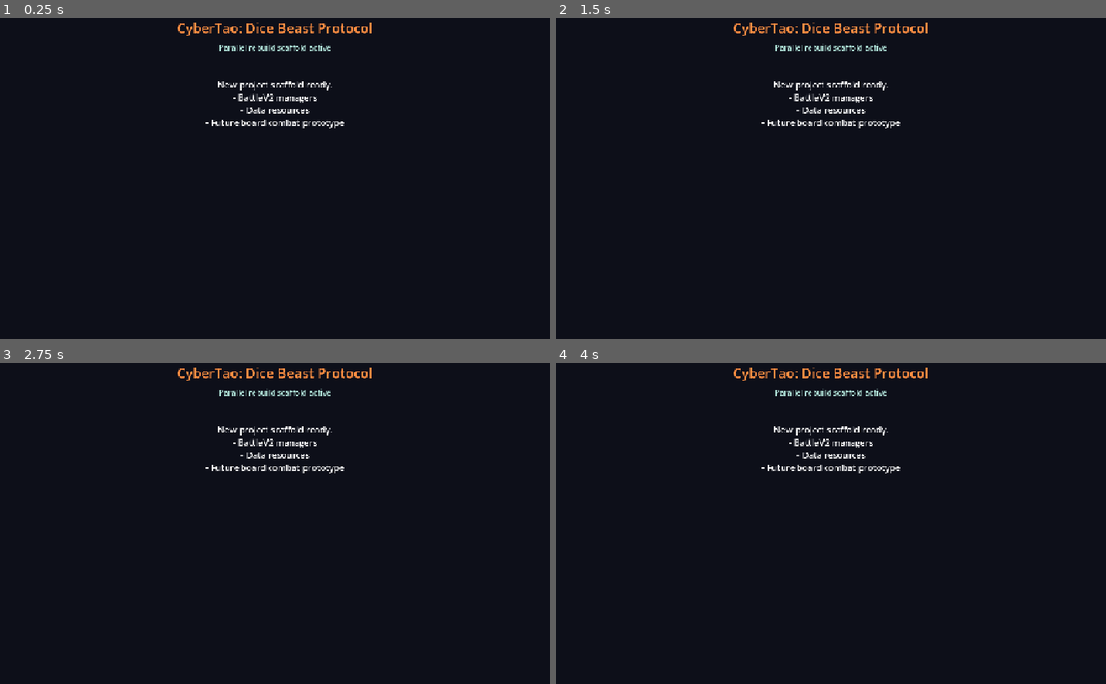
Above: before the commit, frames 1-4 (two rows, left to right).
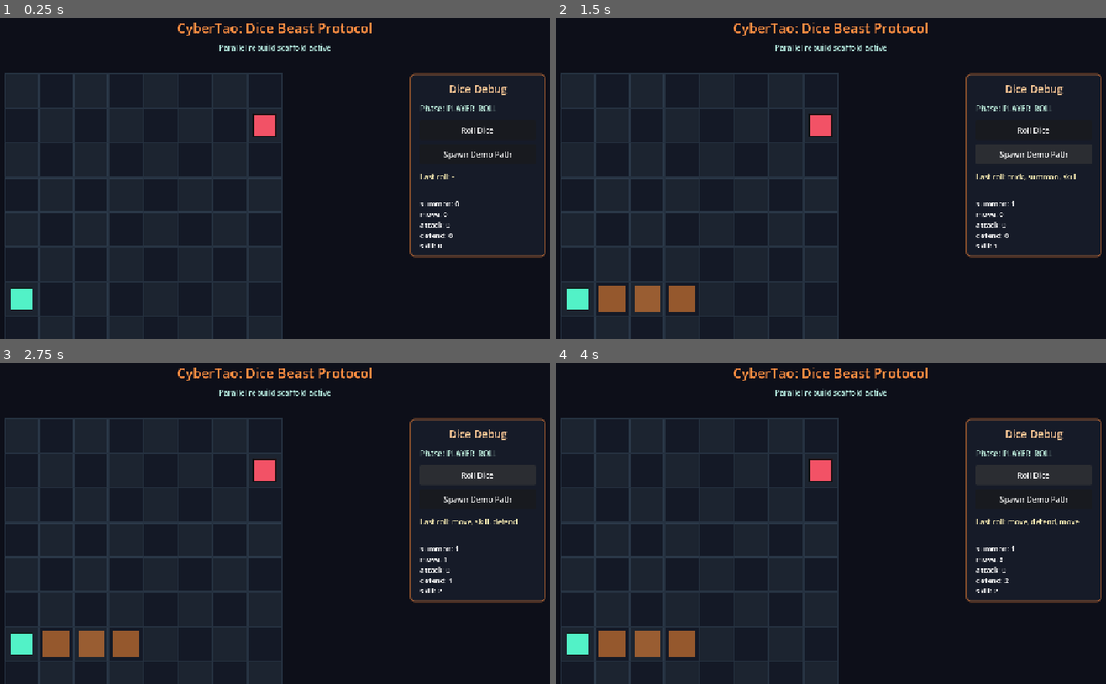
Above: after the commit, the same moments.

Repository: 9G420/CyberTao8
Game: Godot game, scene res://Scenes/Main.tscn
Same seed, same stepped clock (60 frames per second), same inputs: the game is played once before the commit and once after it.
Inputs (mouse positions are in pixels of both pictures, inside the frame that each line leads up to):
- Up to frame 1 (0.25 s): no input
- Up to frame 2 (1.5 s): click (1034, 130) at 0.5 s, where only the run after the commit has a clickable "Roll Dice"; click (1034, 152) at 1.25 s, where only the run after the commit has a clickable "Spawn Demo Path"
- Up to frame 3 (2.75 s): click (478, 475) at 2 s, where only the run after the commit has a clickable "Roll Dice"
- Up to frame 4 (4 s): click (1034, 497) at 2.75 s, where only the run after the commit has a clickable "Spawn Demo Path"; click (1034, 475) at 3.5 s, where only the run after the commit has a clickable "Roll Dice"

The runs differ from the first frame. In frame 1, 7.1% of the frame differs, in the area x 0-100%, y 17-100%; in frame 2, 9.5%; in frame 3, 9.6%; in frame 4, 9.6%.

Commit message:
add mulerun start prompt

Diff:
--- /dev/null
+++ b/CyberTao_Dice_Beast_Protocol/Project/Data/Units/blade_shield_dog.tres
@@ -0,0 +1,21 @@
+[gd_resource type="Resource" script_class="UnitData" load_steps=2 format=3]
+
+[ext_resource type="Script" path="res://Scripts/Data/UnitData.gd" id="1_unit"]
+
+[resource]
+script = ExtResource("1_unit")
+unit_id = "blade_shield_dog"
+unit_name = "刀盾狗"
+faction = "blade_shield_pack"
+species = "dog"
+role = "frontliner"
+cost_tier = 1
+max_hp = 8
+atk = 3
+def = 1
+move_range = 1
+attack_range = 1
+traits = Array[String](["guard", "retaliate", "push"])
+skill_ids = Array[String](["my_blade_and_shield", "rough_counter"])
+meme_tags = Array[String](["刀盾狗", "抽象", "硬汉"])
+upgraded_version = ""
--- a/CyberTao_Dice_Beast_Protocol/Project/Scripts/BattleV2/BattleFlowController.gd
+++ b/CyberTao_Dice_Beast_Protocol/Project/Scripts/BattleV2/BattleFlowController.gd
@@ -1,5 +1,8 @@
 extends Node
 class_name BattleFlowController
+
+signal setup_completed
+signal phase_changed(phase_name: String)
 
 const DiceManager = preload("res://Scripts/BattleV2/DiceManager.gd")
 const BoardManager = preload("res://Scripts/BattleV2/BoardManager.gd")
@@ -7,6 +10,7 @@
 const ActionResolver = preload("res://Scripts/BattleV2/ActionResolver.gd")
 const BuffManager = preload("res://Scripts/BattleV2/BuffManager.gd")
 const BattleAI = preload("res://Scripts/BattleV2/BattleAI.gd")
+const UnitData = preload("res://Scripts/Data/UnitData.gd")
 
 enum BattlePhase {
 	BOOT,
@@ -55,25 +59,78 @@
 	battle_ai.action_resolver = action_resolver
 
 	board_manager.build_test_board(Vector2i(8, 8))
+	_spawn_debug_units()
 	current_phase = BattlePhase.PLAYER_ROLL
 	round_index = 1
+	emit_signal("setup_completed")
+	emit_signal("phase_changed", _phase_name(current_phase))
 
 func start_player_roll() -> void:
 	current_phase = BattlePhase.PLAYER_ROLL
 	dice_manager.roll_turn_dice()
+	emit_signal("phase_changed", _phase_name(current_phase))
 
 func enter_player_action() -> void:
 	current_phase = BattlePhase.PLAYER_ACTION
+	emit_signal("phase_changed", _phase_name(current_phase))
 
 func start_enemy_roll() -> void:
 	current_phase = BattlePhase.ENEMY_ROLL
 	dice_manager.roll_turn_dice()
+	emit_signal("phase_changed", _phase_name(current_phase))
 
 func enter_enemy_action() -> void:
 	current_phase = BattlePhase.ENEMY_ACTION
+	emit_signal("phase_changed", _phase_name(current_phase))
 
 func mark_victory() -> void:
 	current_phase = BattlePhase.VICTORY
+	emit_signal("phase_changed", _phase_name(current_phase))
 
 func mark_defeat() -> void:
 	current_phase = BattlePhase.DEFEAT
+	emit_signal("phase_changed", _phase_name(current_phase))
+
+func spawn_demo_path() -> void:
+	var owner_id: String = "player"
+	for x in range(1, 4):
+		board_manager.add_path_cell(Vector2i(x, 6), owner_id)
+
+func _spawn_debug_units() -> void:
+	var dog_data := load("res://Data/Units/blade_shield_dog.tres") as UnitData
+	if dog_data:
+		unit_manager.spawn_unit(dog_data.unit_id, {
+			"max_hp": dog_data.max_hp,
+			"atk": dog_data.atk,
+			"def": dog_data.def,
+			"owner": "player",
+			"tags": dog_data.meme_tags,
+		}, Vector2i(0, 6))
+	var enemy_data := {
+		"max_hp": 5,
+		"atk": 2,
+		"def": 0,
+		"owner": "enemy",
+		"tags": ["grunt"],
+	}
+	unit_manager.spawn_unit("enemy_debug_grunt", enemy_data, Vector2i(7, 1))
+
+func _phase_name(phase: BattlePhase) -> String:
+	match phase:
+		BattlePhase.BOOT:
+			return "BOOT"
+		BattlePhase.PLAYER_ROLL:
+			return "PLAYER_ROLL"
+		BattlePhase.PLAYER_ACTION:
+			return "PLAYER_ACTION"
+		BattlePhase.ENEMY_ROLL:
+			return "ENEMY_ROLL"
+		BattlePhase.ENEMY_ACTION:
+			return "ENEMY_ACTION"
+		BattlePhase.RESOLUTION:
+			return "RESOLUTION"
+		BattlePhase.VICTORY:
+			return "VICTORY"
+		BattlePhase.DEFEAT:
+			return "DEFEAT"
+	return "UNKNOWN"
--- a/CyberTao_Dice_Beast_Protocol/Project/Scripts/BattleV2/BoardManager.gd
+++ b/CyberTao_Dice_Beast_Protocol/Project/Scripts/BattleV2/BoardManager.gd
@@ -1,5 +1,7 @@
 extends Node
 class_name BoardManager
+
+signal board_changed
 
 var board_size: Vector2i = Vector2i.ZERO
 var occupied_cells: Dictionary = {}
@@ -11,6 +13,7 @@
 	occupied_cells.clear()
 	path_cells.clear()
 	item_cells.clear()
+	emit_signal("board_changed")
 
 func is_in_bounds(cell: Vector2i) -> bool:
 	return cell.x >= 0 and cell.y >= 0 and cell.x < board_size.x and cell.y < board_size.y
@@ -27,10 +30,12 @@
 func add_path_cell(cell: Vector2i, owner_id: String) -> void:
 	if is_in_bounds(cell):
 		path_cells[cell] = owner_id
+		emit_signal("board_changed")
 
 func add_item_cell(cell: Vector2i, item_id: String) -> void:
 	if is_in_bounds(cell):
 		item_cells[cell] = item_id
+		emit_signal("board_changed")
 
 func get_neighbors(cell: Vector2i) -> Array[Vector2i]:
 	var result: Array[Vector2i] = []
--- a/CyberTao_Dice_Beast_Protocol/Project/Scripts/BattleV2/DiceManager.gd
+++ b/CyberTao_Dice_Beast_Protocol/Project/Scripts/BattleV2/DiceManager.gd
@@ -1,5 +1,7 @@
 extends Node
 class_name DiceManager
+
+signal dice_rolled(results: Array[String], crest_pool: Dictionary)
 
 enum CrestType {
 	SUMMON,
@@ -30,6 +32,7 @@
 		var face: String = possible_faces[idx]
 		last_roll_results.append(face)
 		crest_pool[face] = int(crest_pool.get(face, 0)) + 1
+	emit_signal("dice_rolled", last_roll_results.duplicate(), crest_pool.duplicate())
 	return last_roll_results
 
 func can_pay(costs: Dictionary) -> bool:
--- a/CyberTao_Dice_Beast_Protocol/Project/Scripts/BattleV2/UnitManager.gd
+++ b/CyberTao_Dice_Beast_Protocol/Project/Scripts/BattleV2/UnitManager.gd
@@ -1,5 +1,7 @@
 extends Node
 class_name UnitManager
+
+signal units_changed
 
 var units_by_id: Dictionary = {}
 var units_by_cell: Dictionary = {}
@@ -17,6 +19,7 @@
 	}
 	units_by_id[unit_id] = unit_state
 	units_by_cell[cell] = unit_id
+	emit_signal("units_changed")
 
 func move_unit(unit_id: String, target_cell: Vector2i) -> void:
 	if not units_by_id.has(unit_id):
@@ -27,6 +30,7 @@
 	state["cell"] = target_cell
 	units_by_id[unit_id] = state
 	units_by_cell[target_cell] = unit_id
+	emit_signal("units_changed")
 
 func apply_damage(unit_id: String, amount: int) -> bool:
 	if not units_by_id.has(unit_id):
@@ -38,6 +42,7 @@
 	if next_hp <= 0:
 		despawn_unit(unit_id)
 		return true
+	emit_signal("units_changed")
 	return false
 
 func despawn_unit(unit_id: String) -> void:
@@ -47,6 +52,7 @@
 	var old_cell: Vector2i = state["cell"]
 	units_by_cell.erase(old_cell)
 	units_by_id.erase(unit_id)
+	emit_signal("units_changed")
 
 func get_unit(unit_id: String) -> Dictionary:
 	return units_by_id.get(unit_id, {})
--- a/CyberTao_Dice_Beast_Protocol/Project/Scripts/Main.gd
+++ b/CyberTao_Dice_Beast_Protocol/Project/Scripts/Main.gd
@@ -1,13 +1,18 @@
 extends Control
 
 const BattleFlowController = preload("res://Scripts/BattleV2/BattleFlowController.gd")
+const BoardView = preload("res://Scripts/UI/BoardView.gd")
+const DiceDebugPanel = preload("res://Scripts/UI/DiceDebugPanel.gd")
 
 var _battle_flow: BattleFlowController
+var _board_view: BoardView
+var _dice_panel: DiceDebugPanel
 
 func _ready() -> void:
-	_build_debug_view()
 	_battle_flow = BattleFlowController.new()
 	add_child(_battle_flow)
+	_build_debug_view()
+	_wire_debug_views()
 
 func _build_debug_view() -> void:
 	var bg := ColorRect.new()
@@ -33,15 +38,14 @@
 	subtitle.add_theme_color_override("font_color", Color(0.7, 0.9, 0.86))
 	add_child(subtitle)
 
-	var info := RichTextLabel.new()
-	info.position = Vector2(240, 180)
-	info.size = Vector2(800, 260)
-	info.bbcode_enabled = true
-	info.fit_content = false
-	info.scroll_active = false
-	info.add_theme_font_size_override("normal_font_size", 18)
-	info.append_text("[center]New project scaffold ready.[/center]\n")
-	info.append_text("[center]- BattleV2 managers[/center]\n")
-	info.append_text("[center]- Data resources[/center]\n")
-	info.append_text("[center]- Future board combat prototype[/center]")
-	add_child(info)
+	_board_view = BoardView.new()
+	_board_view.position = Vector2(80, 170)
+	add_child(_board_view)
+
+	_dice_panel = DiceDebugPanel.new()
+	_dice_panel.position = Vector2(920, 170)
+	add_child(_dice_panel)
+
+func _wire_debug_views() -> void:
+	_board_view.bind_managers(_battle_flow.board_manager, _battle_flow.unit_manager)
+	_dice_panel.bind_battle_flow(_battle_flow)
--- /dev/null
+++ b/CyberTao_Dice_Beast_Protocol/Project/Scripts/UI/BoardView.gd
@@ -0,0 +1,57 @@
+extends Control
+class_name BoardView
+
+const CELL_SIZE: int = 72
+const GRID_W: int = 8
+const GRID_H: int = 8
+
+var board_manager: Node = null
+var unit_manager: Node = null
+
+func _ready() -> void:
+	size = Vector2(GRID_W * CELL_SIZE, GRID_H * CELL_SIZE)
+	mouse_filter = Control.MOUSE_FILTER_IGNORE
+
+func bind_managers(next_board_manager: Node, next_unit_manager: Node) -> void:
+	board_manager = next_board_manager
+	unit_manager = next_unit_manager
+	if board_manager and not board_manager.board_changed.is_connected(_on_state_changed):
+		board_manager.board_changed.connect(_on_state_changed)
+	if unit_manager and not unit_manager.units_changed.is_connected(_on_state_changed):
+		unit_manager.units_changed.connect(_on_state_changed)
+	queue_redraw()
+
+func _on_state_changed() -> void:
+	queue_redraw()
+
+func _draw() -> void:
+	_draw_board()
+	_draw_paths()
+	_draw_units()
+
+func _draw_board() -> void:
+	for y in range(GRID_H):
+		for x in range(GRID_W):
+			var pos: Vector2 = Vector2(x * CELL_SIZE, y * CELL_SIZE)
+			var base_color: Color = Color(0.11, 0.14, 0.19) if (x + y) % 2 == 0 else Color(0.08, 0.1, 0.15)
+			draw_rect(Rect2(pos, Vector2(CELL_SIZE - 2, CELL_SIZE - 2)), base_color, true)
+			draw_rect(Rect2(pos, Vector2(CELL_SIZE - 2, CELL_SIZE - 2)), Color(0.21, 0.28, 0.35, 0.6), false, 2.0)
+
+func _draw_paths() -> void:
+	if board_manager == null:
+		return
+	for cell in board_manager.path_cells.keys():
+		var path_pos: Vector2 = Vector2(cell.x * CELL_SIZE + 8, cell.y * CELL_SIZE + 8)
+		draw_rect(Rect2(path_pos, Vector2(CELL_SIZE - 18, CELL_SIZE - 18)), Color(1.0, 0.55, 0.2, 0.55), true)
+
+func _draw_units() -> void:
+	if unit_manager == null:
+		return
+	for cell in unit_manager.units_by_cell.keys():
+		var unit_id: String = String(unit_manager.units_by_cell[cell])
+		var unit: Dictionary = unit_manager.get_unit(unit_id)
+		var owner: String = String(unit.get("owner", "player"))
+		var fill: Color = Color(0.32, 0.95, 0.78) if owner == "player" else Color(0.95, 0.32, 0.4)
+		var unit_pos: Vector2 = Vector2(cell.x * CELL_SIZE + 12, cell.y * CELL_SIZE + 12)
+		draw_rect(Rect2(unit_pos, Vector2(CELL_SIZE - 26, CELL_SIZE - 26)), fill, true)
+		draw_rect(Rect2(unit_pos, Vector2(CELL_SIZE - 26, CELL_SIZE - 26)), Color(0.04, 0.04, 0.04, 0.9), false, 2.0)
--- /dev/null
+++ b/CyberTao_Dice_Beast_Protocol/Project/Scripts/UI/DiceDebugPanel.gd
@@ -0,0 +1,106 @@
+extends Panel
+class_name DiceDebugPanel
+
+var battle_flow: Node = null
+var dice_manager: Node = null
+var phase_label: Label
+var roll_label: Label
+var crest_label: RichTextLabel
+
+func _ready() -> void:
+	custom_minimum_size = Vector2(280, 380)
+	size = Vector2(280, 380)
+	_build_ui()
+
+func bind_battle_flow(next_battle_flow: Node) -> void:
+	battle_flow = next_battle_flow
+	if battle_flow == null:
+		return
+	dice_manager = battle_flow.dice_manager
+	if battle_flow.phase_changed and not battle_flow.phase_changed.is_connected(_on_phase_changed):
+		battle_flow.phase_changed.connect(_on_phase_changed)
+	if dice_manager and dice_manager.dice_rolled and not dice_manager.dice_rolled.is_connected(_on_dice_rolled):
+		dice_manager.dice_rolled.connect(_on_dice_rolled)
+	_refresh_crest_pool()
+
+func _build_ui() -> void:
+	var bg := StyleBoxFlat.new()
+	bg.bg_color = Color(0.09, 0.11, 0.16, 0.95)
+	bg.border_color = Color(1.0, 0.55, 0.25, 0.7)
+	bg.set_border_width_all(2)
+	bg.set_corner_radius_all(8)
+	add_theme_stylebox_override("panel", bg)
+
+	var title := Label.new()
+	title.text = "Dice Debug"
+	title.position = Vector2(0, 16)
+	title.size = Vector2(280, 30)
+	title.horizontal_alignment = HORIZONTAL_ALIGNMENT_CENTER
+	title.add_theme_font_size_override("font_size", 22)
+	title.add_theme_color_override("font_color", Color(1.0, 0.8, 0.6))
+	add_child(title)
+
+	phase_label = Label.new()
+	phase_label.text = "Phase: PLAYER_ROLL"
+	phase_label.position = Vector2(20, 60)
+	phase_label.size = Vector2(240, 24)
+	phase_label.add_theme_font_size_override("font_size", 16)
+	phase_label.add_theme_color_override("font_color", Color(0.72, 0.9, 0.84))
+	add_child(phase_label)
+
+	var roll_button := Button.new()
+	roll_button.text = "Roll Dice"
+	roll_button.position = Vector2(20, 96)
+	roll_button.size = Vector2(240, 42)
+	roll_button.pressed.connect(_on_roll_pressed)
+	add_child(roll_button)
+
+	var path_button := Button.new()
+	path_button.text = "Spawn Demo Path"
+	path_button.position = Vector2(20, 146)
+	path_button.size = Vector2(240, 42)
+	path_button.pressed.connect(_on_spawn_path_pressed)
+	add_child(path_button)
+
+	roll_label = Label.new()
+	roll_label.text = "Last roll: -"
+	roll_label.position = Vector2(20, 202)
+	roll_label.size = Vector2(240, 50)
+	roll_label.autowrap_mode = TextServer.AUTOWRAP_WORD_SMART
+	roll_label.add_theme_font_size_override("font_size", 15)
+	roll_label.add_theme_color_override("font_color", Color(1.0, 0.95, 0.72))
+	add_child(roll_label)
+
+	crest_label = RichTextLabel.new()
+	crest_label.position = Vector2(20, 258)
+	crest_label.size = Vector2(240, 102)
+	crest_label.scroll_active = false
+	crest_label.add_theme_font_size_override("normal_font_size", 15)
+	add_child(crest_label)
+
+func _on_roll_pressed() -> void:
+	if battle_flow:
+		battle_flow.start_player_roll()
+
+func _on_spawn_path_pressed() -> void:
+	if battle_flow:
+		battle_flow.spawn_demo_path()
+
+func _on_phase_changed(phase_name: String) -> void:
+	phase_label.text = "Phase: " + phase_name
+
+func _on_dice_rolled(results: Array[String], next_crest_pool: Dictionary) -> void:
+	roll_label.text = "Last roll: " + ", ".join(results)
+	_refresh_crest_pool(next_crest_pool)
+
+func _refresh_crest_pool(next_crest_pool: Dictionary = {}) -> void:
+	var pool: Dictionary = next_crest_pool
+	if pool.is_empty() and dice_manager:
+		pool = dice_manager.crest_pool
+	crest_label.clear()
+	crest_label.append_text("summon: " + str(pool.get("summon", 0)) + "\n")
+	crest_label.append_text("move: " + str(pool.get("move", 0)) + "\n")
+	crest_label.append_text("attack: " + str(pool.get("attack", 0)) + "\n")
+	crest_label.append_text("defend: " + str(pool.get("defend", 0)) + "\n")
+	crest_label.append_text("skill: " + str(pool.get("skill", 0)) + "\n")
+	crest_label.append_text("trick: " + str(pool.get("trick", 0)) + "\n")
Not shown, changed: CyberTao_Dice_Beast_Protocol/Logs/CyberTao_Migration_Snapshot.md
Not shown, added: CyberTao_Dice_Beast_Protocol/Logs/Mulerun_Start_Prompt.md
Not shown, changed: CyberTao_Dice_Beast_Protocol/Logs/changelog_v0.1.md
